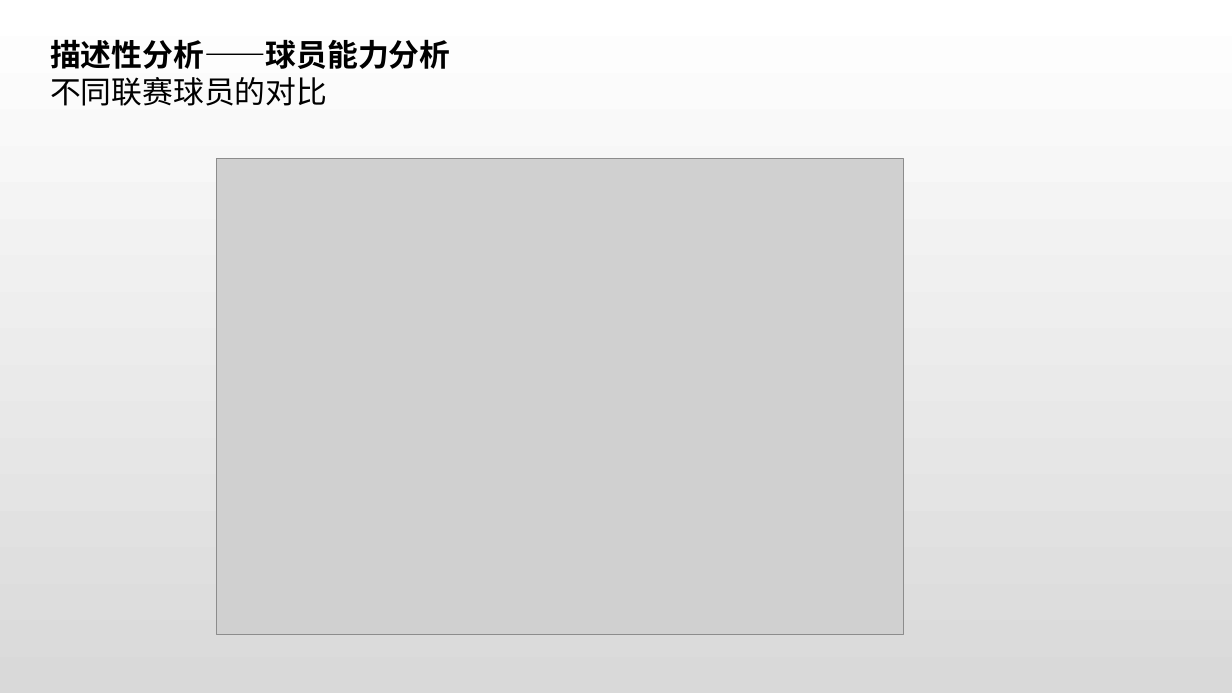
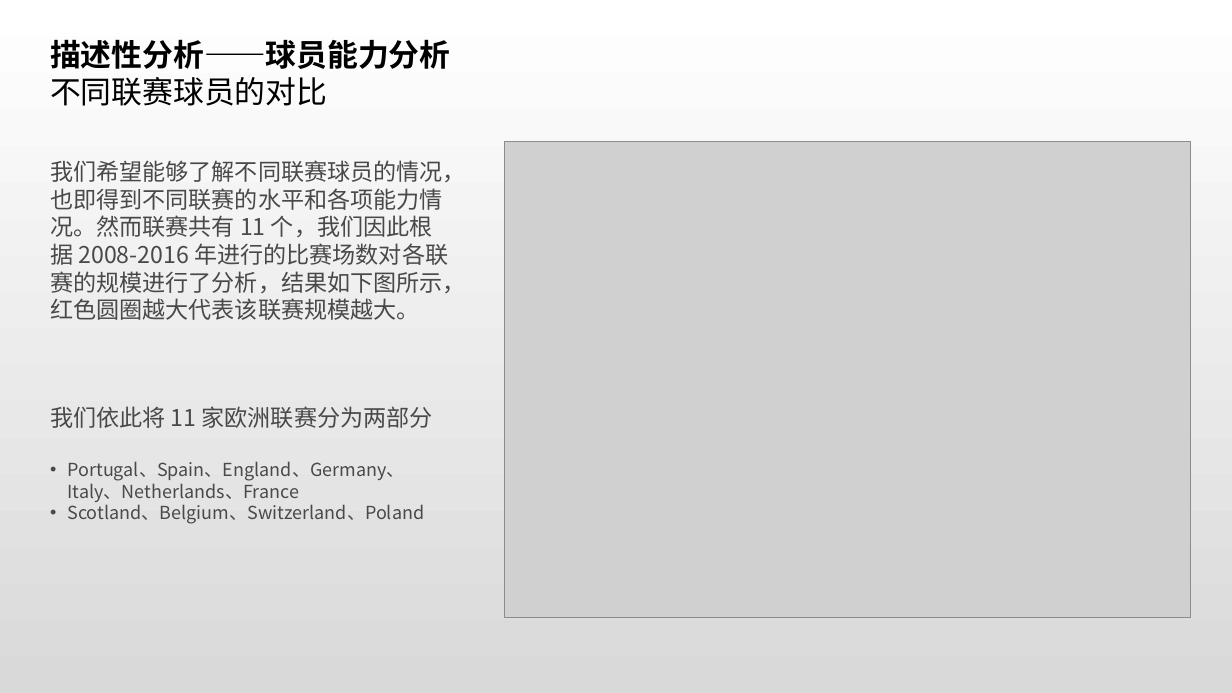
Before and after one commit to rucnyz/soccer, a slide deck: slide 7 of notebooks/欧洲足球展示.pptx. Drawn at 1232x693 pixels with LibreOffice and Linux fonts; fonts in the diff are those of the drawing; grey boxes stand for pictures. Boxes give left, top, right and bottom in pixels: in the first picture for what was removed or moved away, otherwise in the second. Text is boxed around its words. In the diff, an @@ line names an element or a change of style, - is before the commit and + after.

```diff
--- a/notebooks/欧洲足球展示.pptx
+++ b/notebooks/欧洲足球展示.pptx
@@ picture: place and size @@
-picture at box(217, 158, 904, 635)
+picture at box(505, 141, 1191, 618)
@@ text added at box(50, 160, 466, 320), 18 pt, text #494949 @@
+我们希望能够了解不同联赛球员的情况，也即得到不同联赛的水平和各项能力情况。然而联赛共有 11 个，我们因此根据 2008-2016 年进行的比赛场数对各联赛的规模进行了分析，结果如下图所示，红色圆圈越大代表该联赛规模越大。
@@ text added at box(50, 406, 433, 524), 14 pt, text #494949 @@
+我们依此将 11 家欧洲联赛分为两部分
+• Portugal、Spain、England、Germany、Italy、Netherlands、France
+• Scotland、Belgium、Switzerland、Poland
```
Also in this commit, not shown: 6 other slides changed, 1 slide added, 6 other files.
